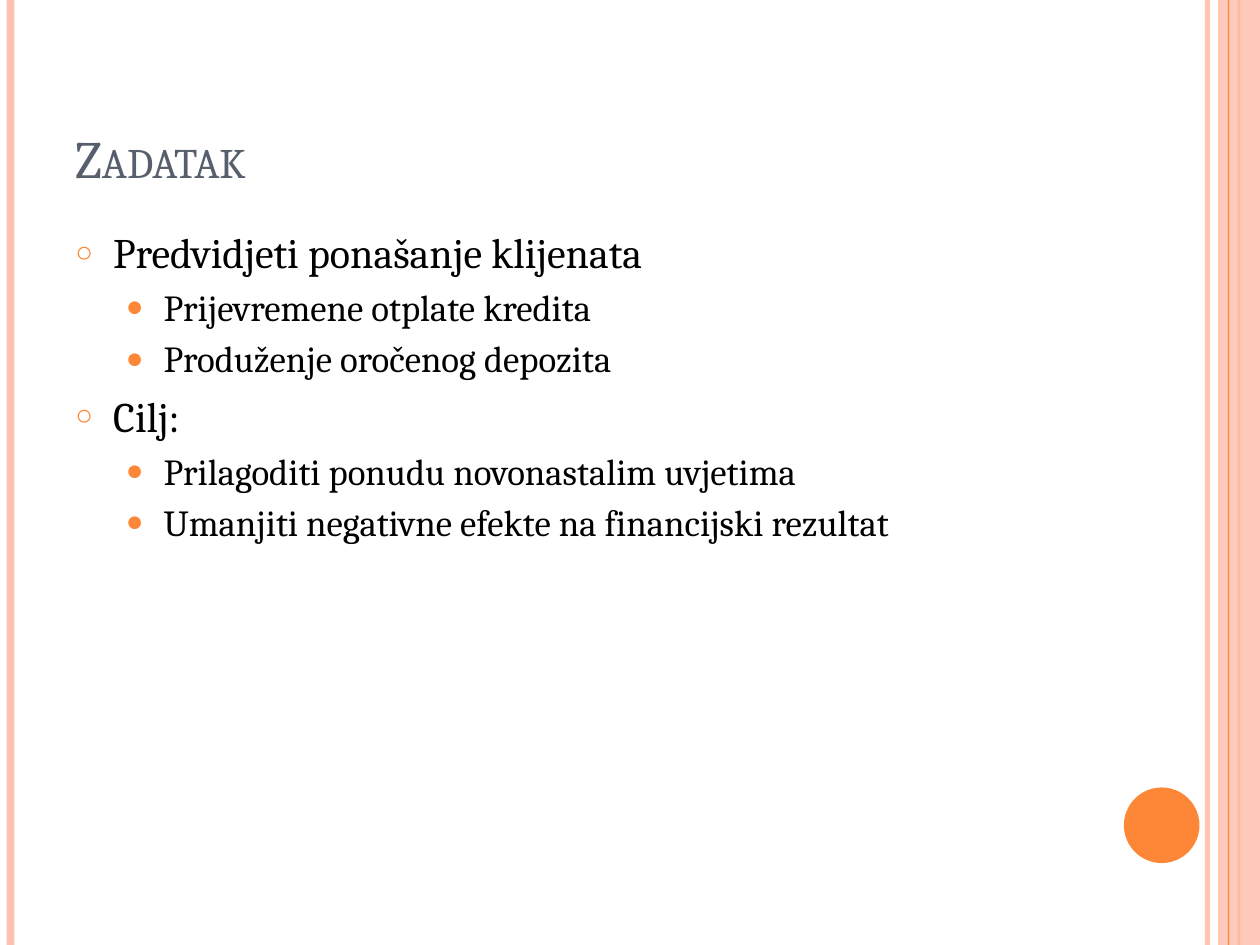
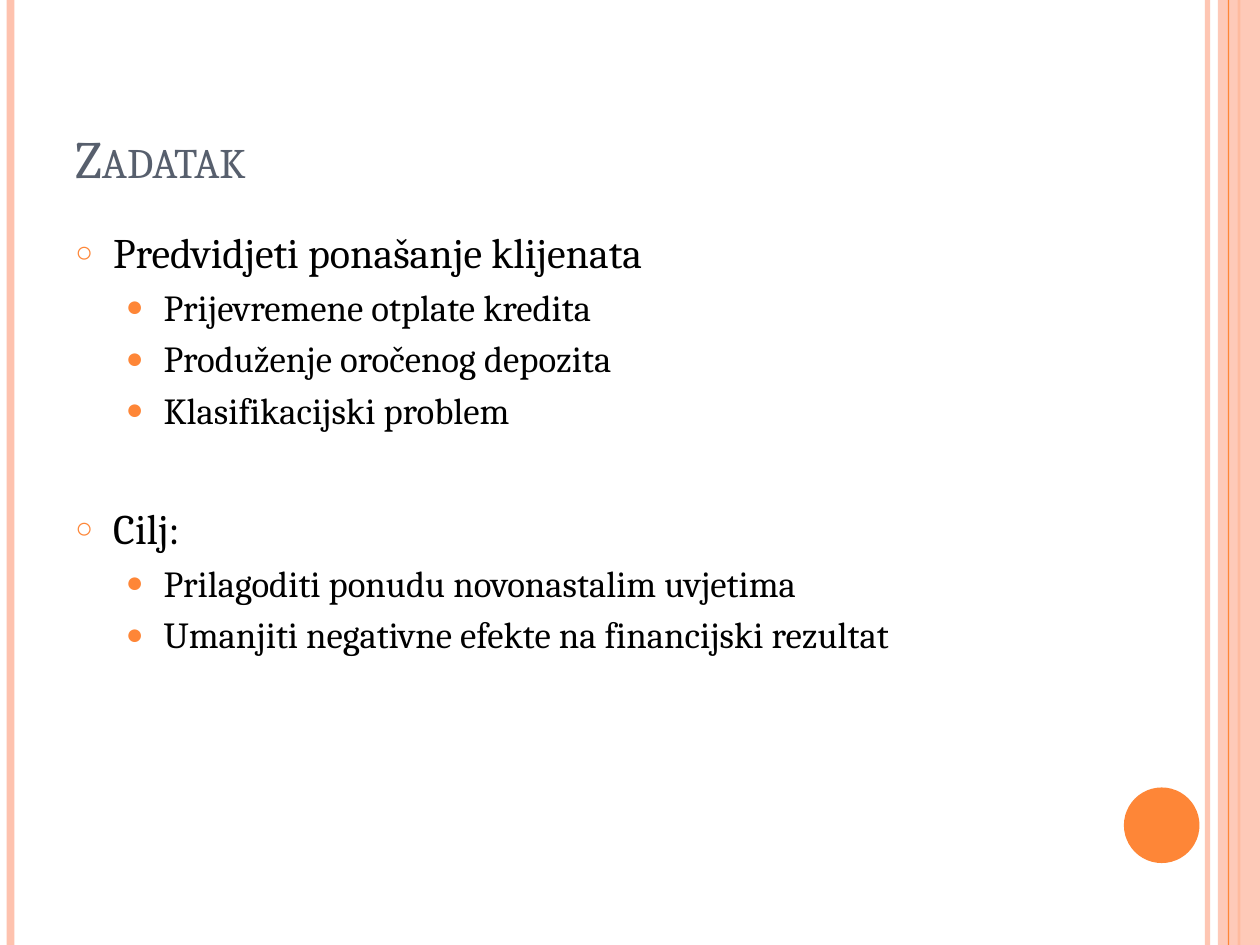
Before and after one commit to drajsel/Outliers, a slide deck: slide 2 of projektni_prijedlog.pptx. Drawn at 1260x945 pixels with LibreOffice and Linux fonts; fonts in the diff are those of the drawing. Boxes give left, top, right and bottom in pixels: in the first picture for what was removed or moved away, otherwise in the second. Text is boxed around its words. In the diff, an @@ line names an element or a change of style, - is before the commit and + after.

```diff
--- a/projektni_prijedlog.pptx
+++ b/projektni_prijedlog.pptx
@@ text at bbox=[164, 398, 510, 432]: paragraph added @@
+  ● Klasifikacijski problem
```
Also in this commit, not shown: 1 other slide changed.
